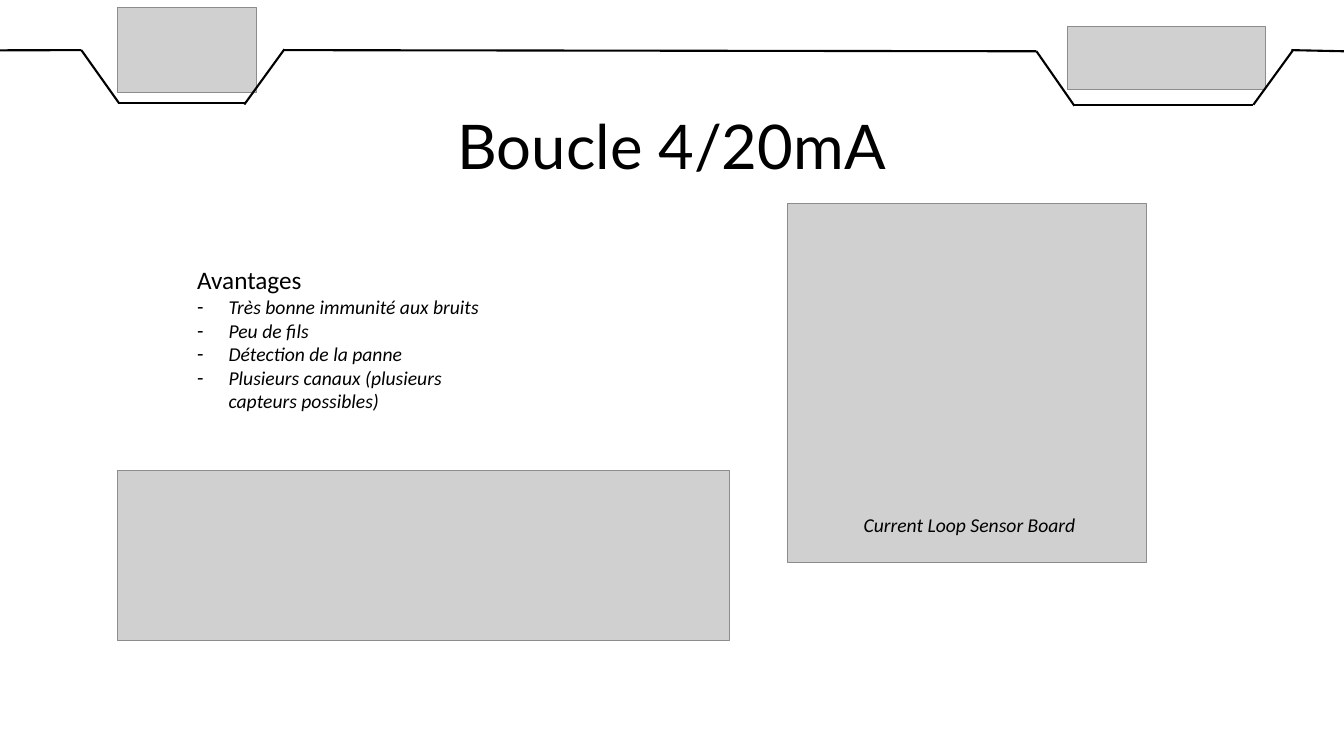
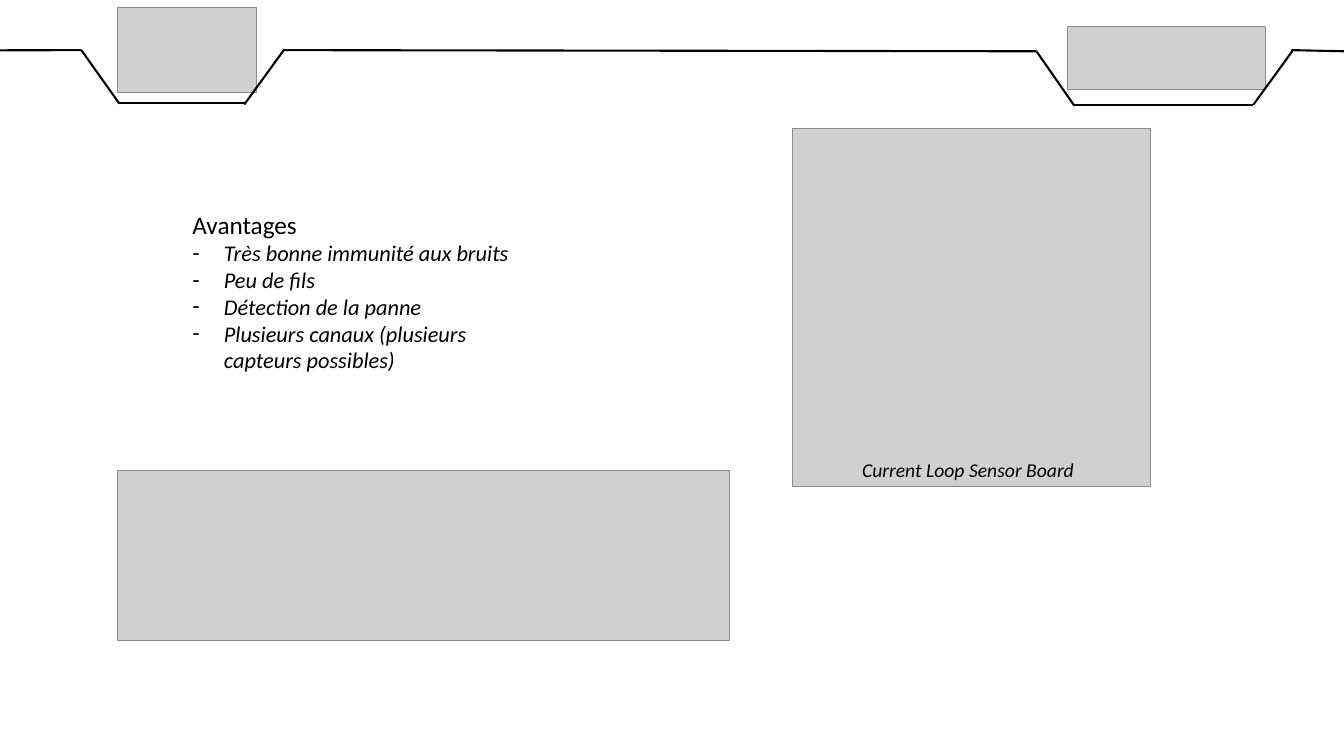
Before and after one commit to DylanChe/SupervisionSerre, a slide deck: slide 20 of oral_projet/revue_2/diaporama_revue_2_samuel.pptx (slide 10 before the commit). Drawn at 1344x756 pixels with LibreOffice and Linux fonts; fonts in the diff are those of the drawing; grey boxes stand for pictures. Boxes give left, top, right and bottom in pixels: in the first picture for what was removed or moved away, otherwise in the second. Text is boxed around its words. In the diff, an @@ line names an element or a change of style, - is before the commit and + after.

```diff
--- a/oral_projet/revue_2/diaporama_revue_2_samuel.pptx
+++ b/oral_projet/revue_2/diaporama_revue_2_samuel.pptx
@@ text removed at bbox=[458, 123, 885, 172] @@
-Boucle 4/20mA
@@ picture: place and size @@
-picture at bbox=[787, 204, 1146, 563]
+picture at bbox=[792, 128, 1151, 487]
@@ text "Avantages": place and size @@
-text "Avantages" at bbox=[197, 272, 479, 411]
+text "Avantages" at bbox=[192, 217, 509, 372]
@@ text at bbox=[224, 245, 509, 372]: size 14 to 16 pt @@
@@ text "Current Loop Sensor Board": place and size @@
-text "Current Loop Sensor Board" at bbox=[864, 518, 1076, 535]
+text "Current Loop Sensor Board" at bbox=[862, 463, 1074, 480]
```
Also in this commit, not shown: 5 other slides changed, 3 slides added, 2 other files.
